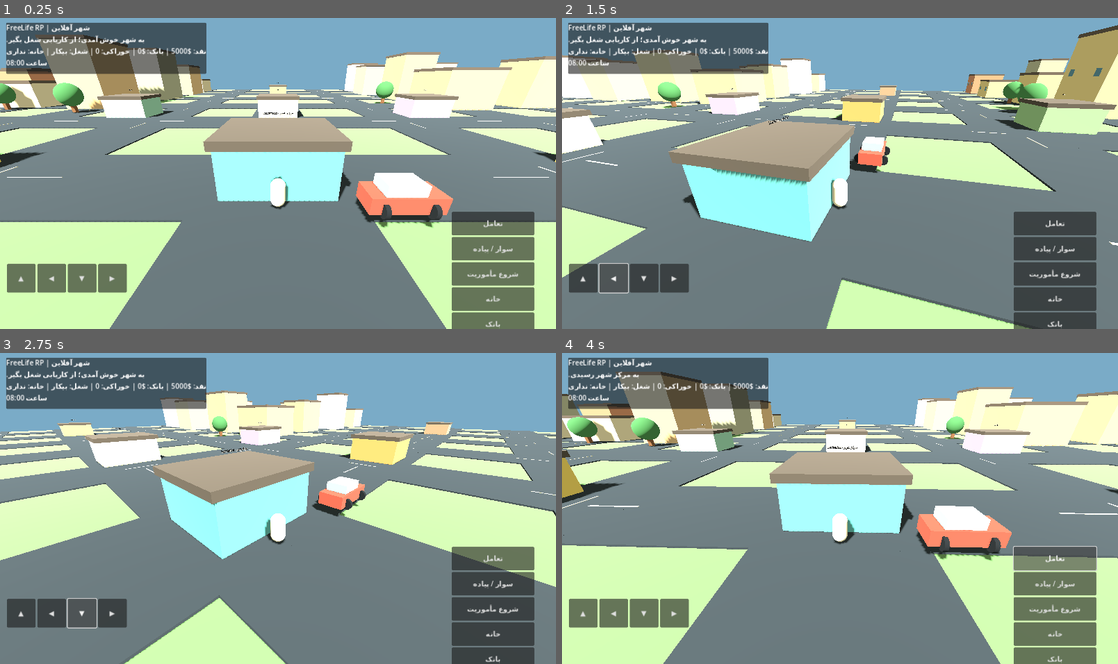
Above: before the commit, frames 1-4 (two rows, left to right).
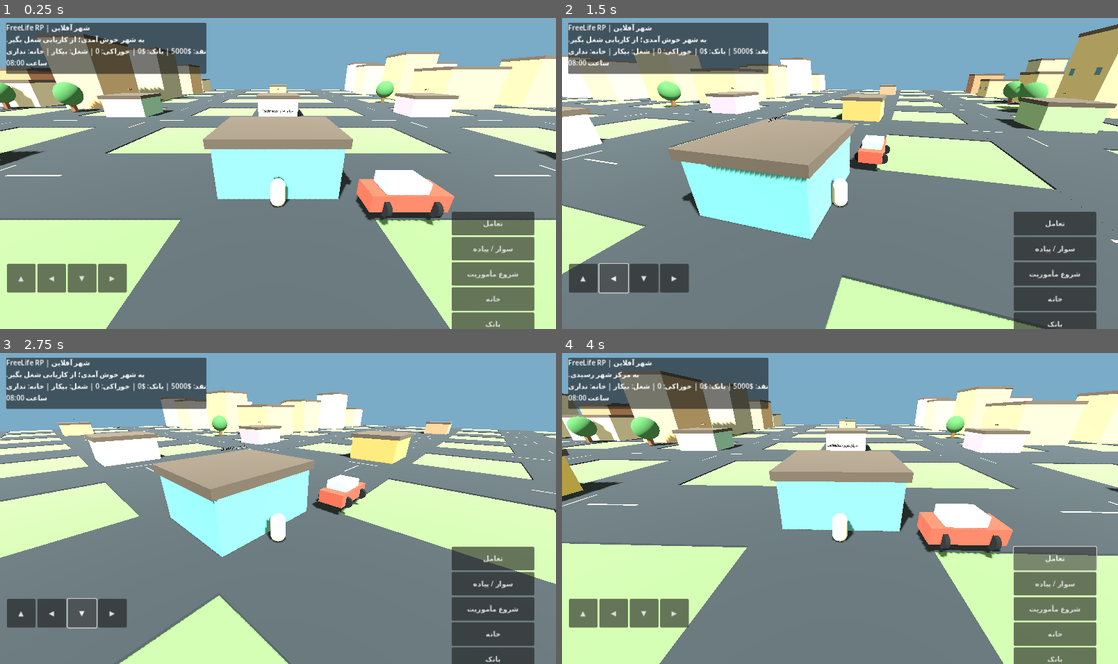
Above: after the commit, the same moments.

Repository: mvarkati1390-lgtm/FreeLife-Game
Game: Godot game, scene res://Main.tscn
Same seed, same stepped clock (60 frames per second), same inputs: the game is played once before the commit and once after it.
Inputs:
- Up to frame 1 (0.25 s): no input
- Up to frame 2 (1.5 s): click "▲" at 0.5 s; click "◀" at 1.25 s
- Up to frame 3 (2.75 s): click "▼" at 2 s
- Up to frame 4 (4 s): click "▶" at 2.75 s; click "تعامل" at 3.5 s

The runs differ from the first frame. In frame 1, 5.0% of the frame differs, in the area x 0-100%, y 5-100%; in frame 2, 5.2%, in the area x 0-100%, y 2-100%; in frame 3, 4.4%; in frame 4, 4.8%.

Commit message:
Add gravity and grounded mobile movement

Diff:
--- a/scripts/player.gd
+++ b/scripts/player.gd
@@ -1,6 +1,7 @@
 extends CharacterBody3D
 
 @export var speed := 7.0
+@export var gravity := 22.0
 var held := {"up":false,"down":false,"left":false,"right":false}
 var vehicle_mode := false
 
@@ -8,7 +9,11 @@
     if held.has(direction):
         held[direction] = pressed
 
-func _physics_process(_delta):
+func _physics_process(delta):
+    if not is_on_floor():
+        velocity.y -= gravity * delta
+    else:
+        velocity.y = 0.0
     var x := (1.0 if held["right"] else 0.0) - (1.0 if held["left"] else 0.0)
     var z := (1.0 if held["down"] else 0.0) - (1.0 if held["up"] else 0.0)
     var movement := Vector3(x,0,z).normalized()
